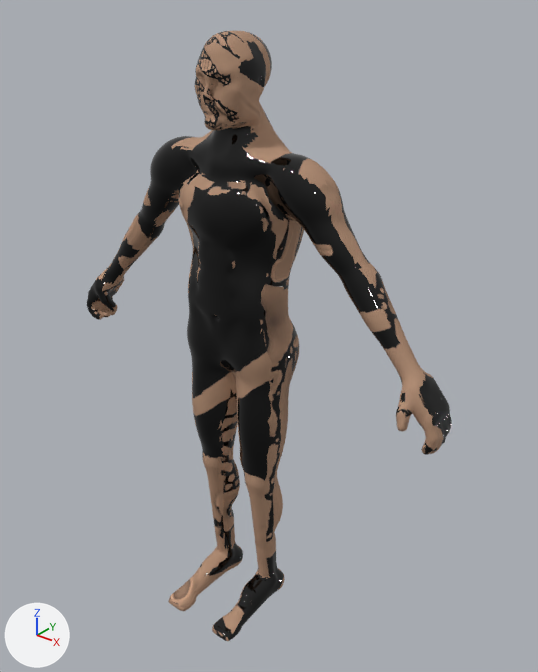
Renders of the glTF model game/assets/characters/body_male.gltf from each side of a commit.
One viewpoint serves both versions: a 50 mm camera at (1.361, -1.555, 1.997) aimed at (0.078, 0.048, 1.003). The lights are fixed; the arrows at lower left show +X, +Y and +Z. The picture after the commit comes second. Vertices at exactly the same position are counted once.

Objects in the first picture: 'body_male'.
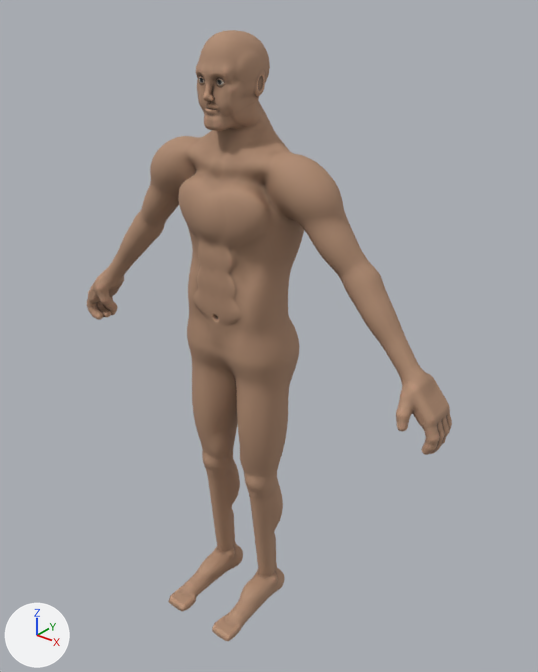
Where the change shows, as pixel boxes (x1, y1, x2, y2) in the pictures (538 x 672 px; the box of a moved part takes in the faces that stretch with it):
'body_male', reshaped: before (87, 31, 452, 641); after (87, 30, 452, 641)
part 1 of me_body_male_high_001, moved or reshaped: before (156, 31, 360, 640); after (156, 30, 361, 640)
part 2 of me_body_male_high_001, moved or reshaped: before (90, 282, 122, 314); after (91, 282, 122, 317)
part 3 of me_body_male_high_001, moved or reshaped: before (397, 383, 449, 435); after (398, 381, 449, 450)
part 4 of me_body_male_high_001, surface changed (black to brown): (87, 32, 452, 641) in both

Edits to the bpy script that builds the scene:
```text
Change me_body_male_high_001:
    used by ob_body_male; location = (0.0, 0.0, 0.0)
    remove me_body_male_high_001.from_pydata(...)  # 15002 vertices, 30000 faces; spans x -0.69..0.7, y -0.25..0.14, z 0.0..1.87
    add me_body_male_high_001.from_pydata(...)  # 15005 vertices, 29998 faces; spans x -0.69..0.7, y -0.25..0.14, z 0.0..1.87
    me_body_male_high_001 part 1: 506 vertices moved from x -0.28..0.34, y -0.25..0.12, z 0.0..1.87 to x -0.28..0.34, y -0.25..0.11, z 0.0..1.87; 1250 vertices removed from x -0.33..0.41, y -0.25..0.12, z 0.0..1.87; 1226 vertices added at x -0.33..0.42, y -0.25..0.12, z 0.0..1.87
    me_body_male_high_001 part 2: 33 vertices moved within x -0.69..-0.58, y -0.05..0.07, z 0.88..1.03; 40 vertices removed from x -0.69..-0.59, y -0.05..0.07, z 0.91..1.04; 58 vertices added at x -0.69..-0.58, y -0.05..0.07, z 0.89..1.04
    me_body_male_high_001 part 3: 36 vertices moved within x 0.59..0.69, y -0.07..0.07, z 0.86..1.04; 41 vertices removed from x 0.59..0.68, y -0.08..0.07, z 0.94..1.03; 50 vertices added at x 0.58..0.68, y -0.08..0.06, z 0.86..1.03
    me_body_male_high_001 part 4: 22372 kept faces spanning x -0.69..0.7, y -0.25..0.14, z 0.0..1.87 get new texture (UV) coordinates
```
